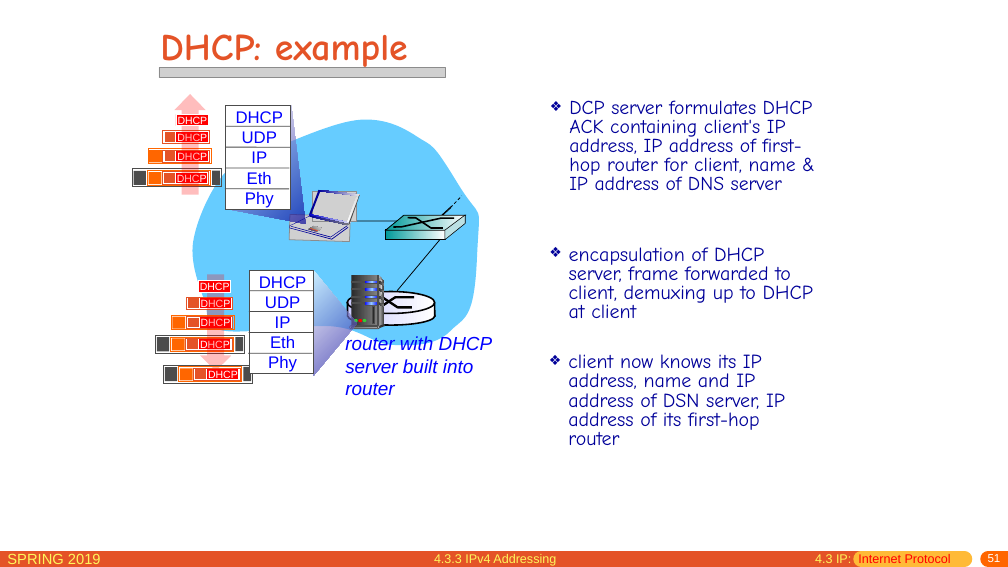
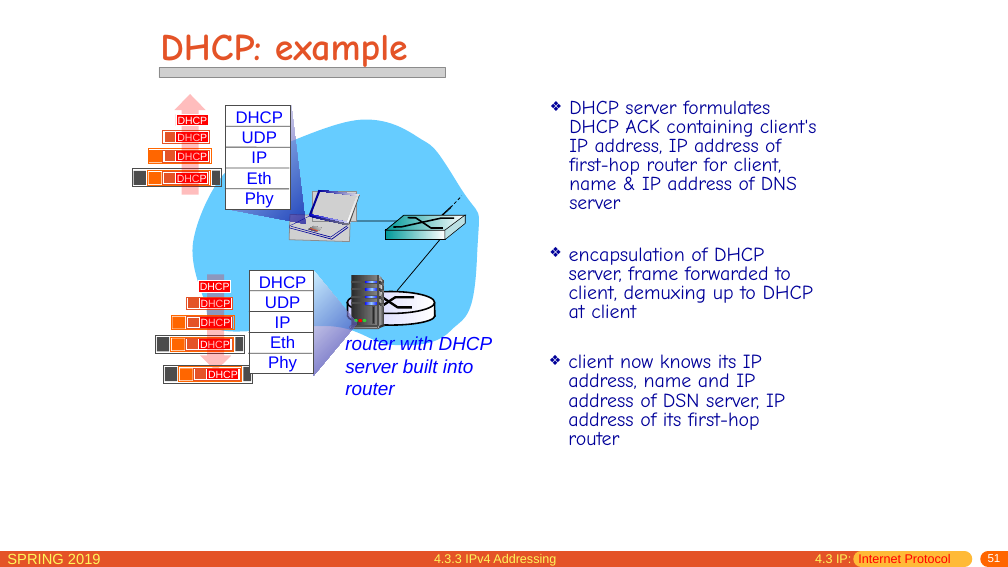
Before and after one commit to jichenghu/PPT_networkDistributed, a slide deck: slide 51 of chapter4.pptx. Drawn at 1008x567 pixels with LibreOffice and Linux fonts; fonts in the diff are those of the drawing; grey boxes stand for pictures. Boxes give left, top, right and bottom in pixels: in the first picture for what was removed or moved away, otherwise in the second. Text is boxed around its words. In the diff, an @@ line names an element or a change of style, - is before the commit and + after.

```diff
--- a/chapter4.pptx
+++ b/chapter4.pptx
@@ text at (569,100,817,209): text changed @@
-❖ DCP server formulates DHCP ACK containing client's IP address, IP address of first-hop router for client, name & IP address of DNS server
+❖ DHCP server formulates DHCP ACK containing client's IP address, IP address of first-hop router for client, name & IP address of DNS server
```
Also in this commit, not shown: 28 other slides changed, 8 slides added.
